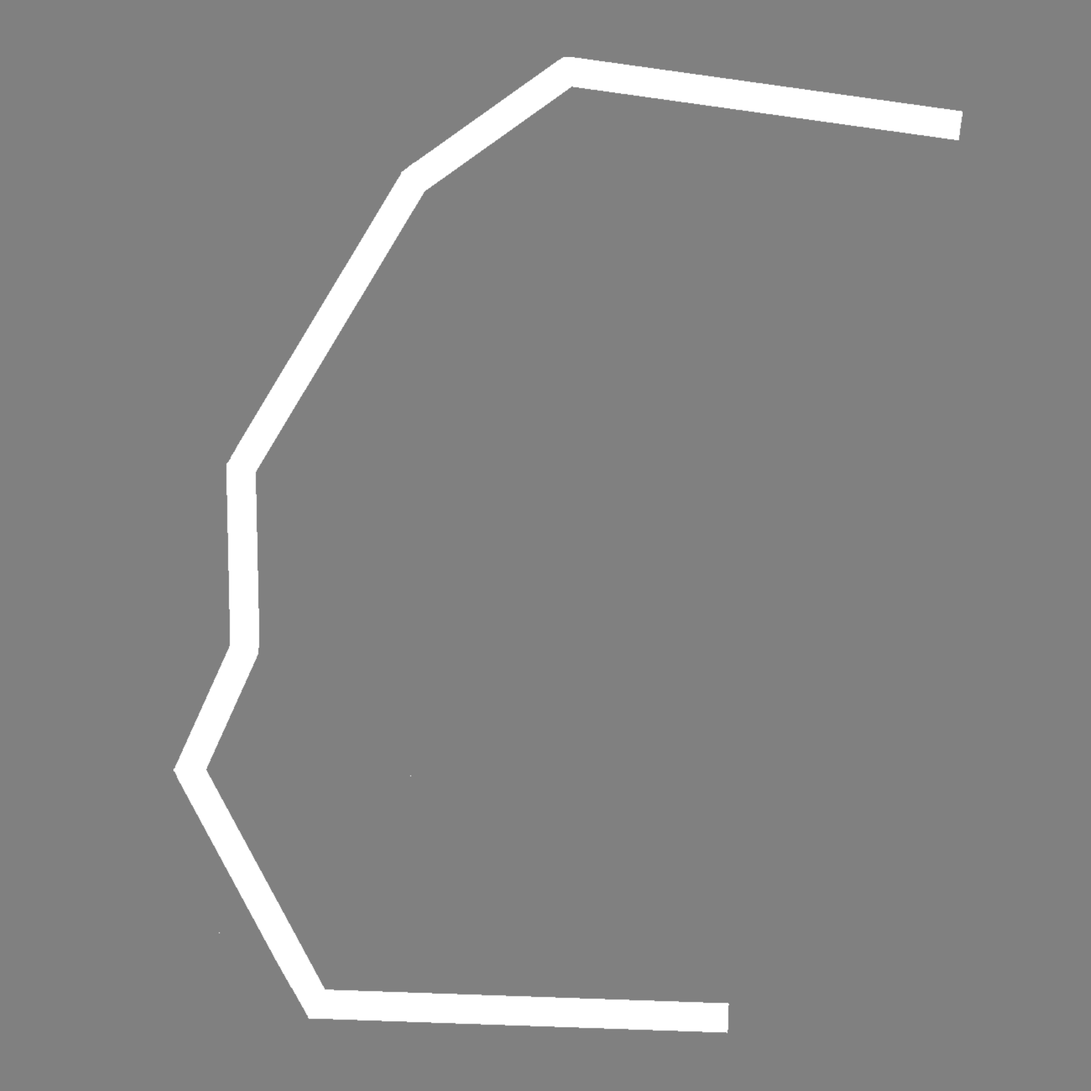
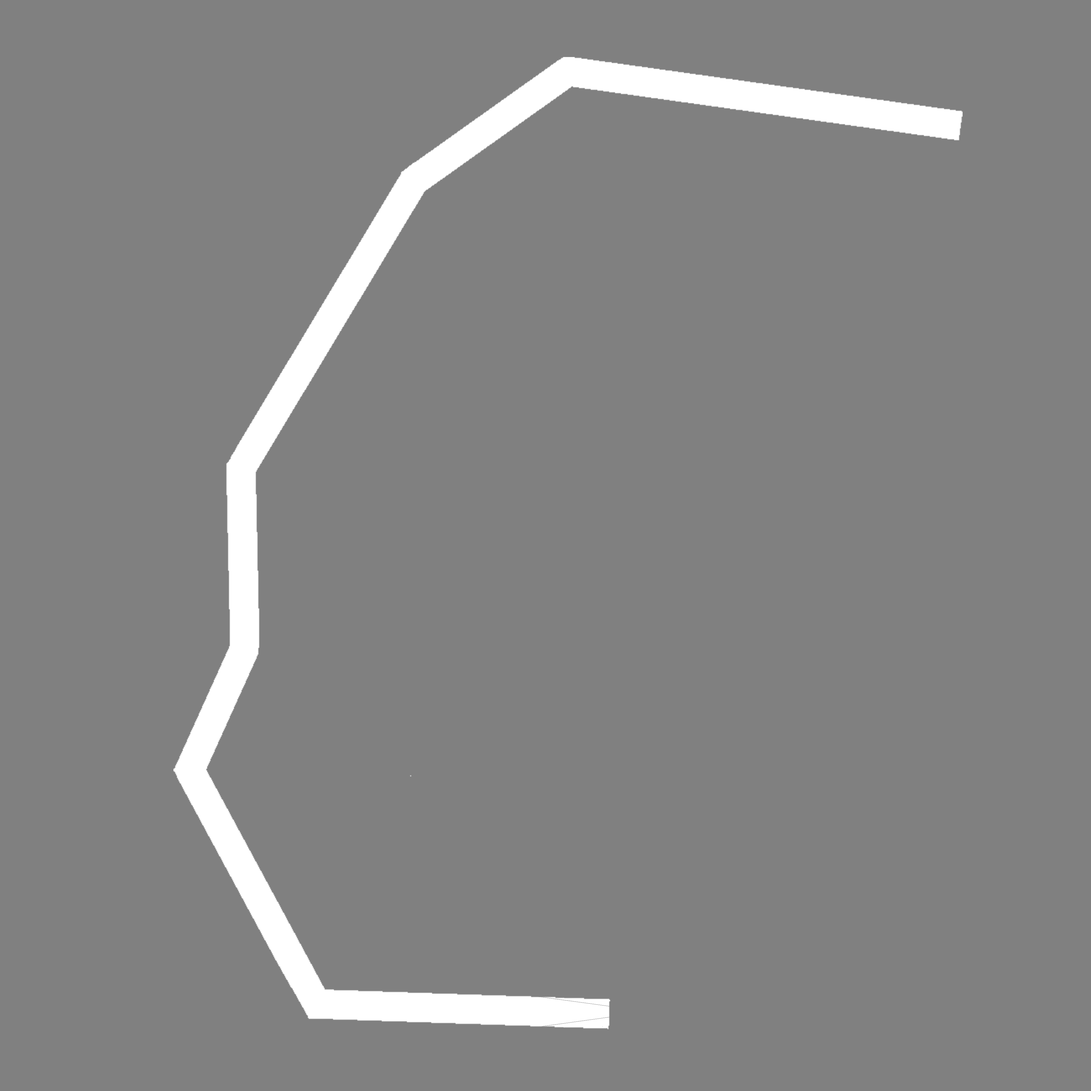
The second 1091×1091 image is a revision of the first. Changes to its layers:
painted on "Layer 4" over [218, 932, 730, 1034]
